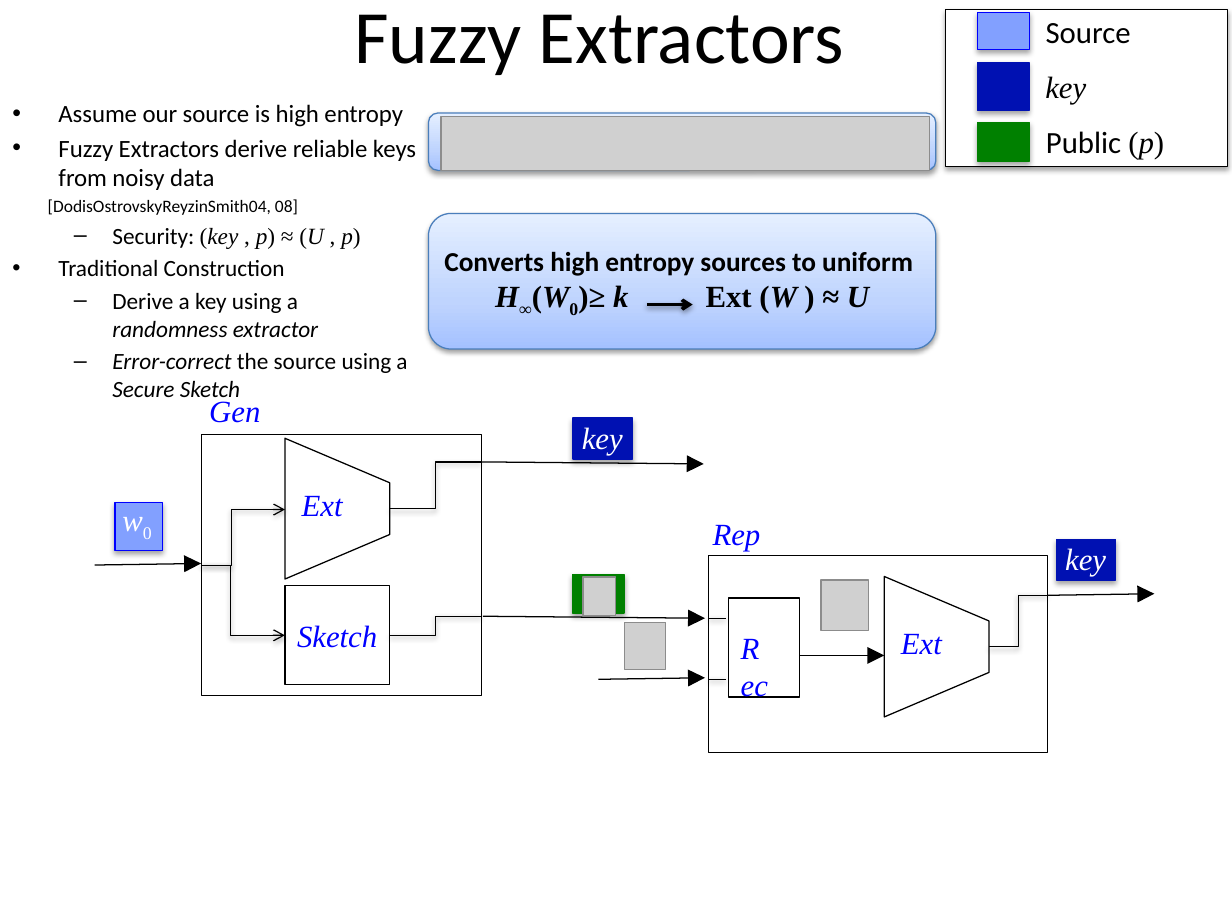
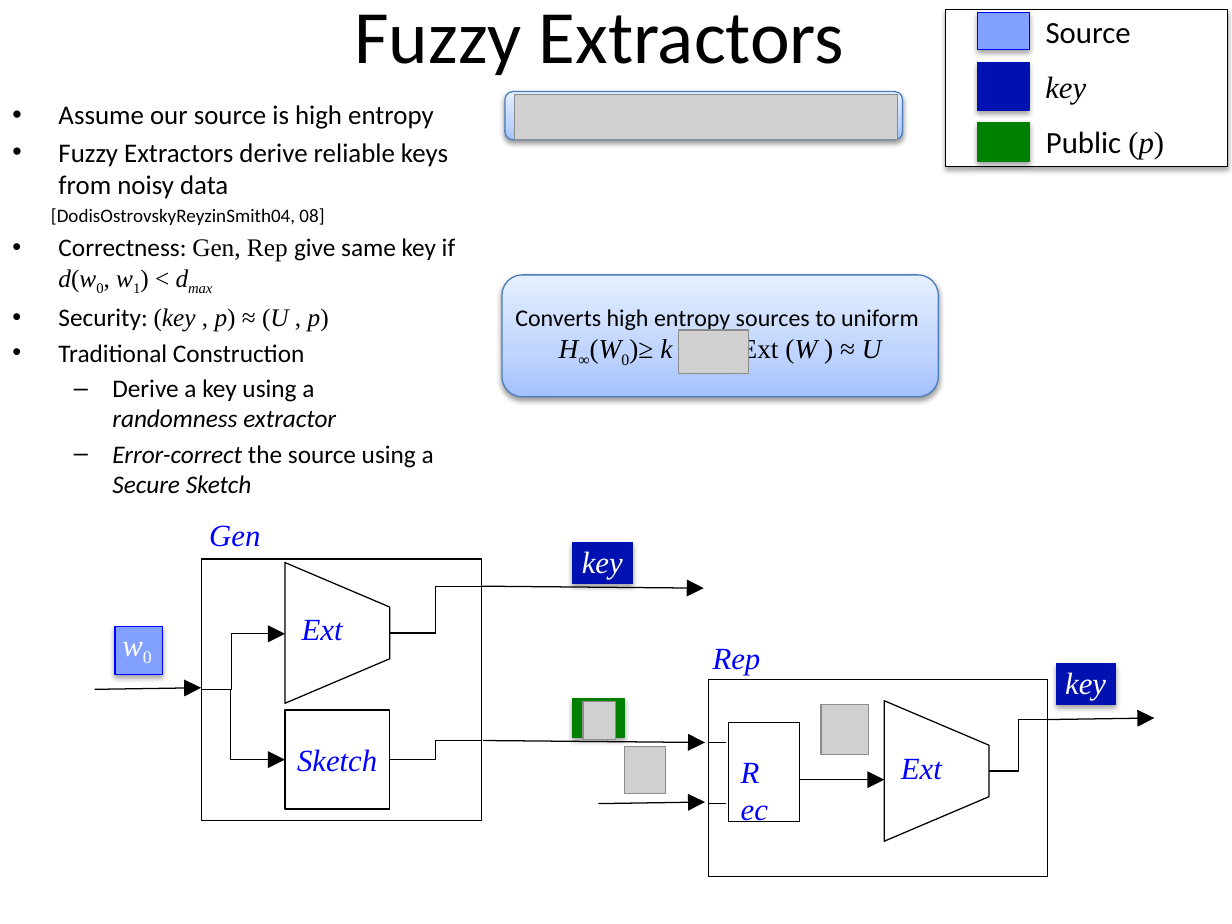
Before and after one commit to xianruimeng/comp-fuzzy-ext, a slide deck: slide 6 of ComputationalFuzzyExtractors.pptx. Drawn at 1232x924 pixels with LibreOffice and Linux fonts; fonts in the diff are those of the drawing; grey boxes stand for pictures. Boxes give left, top, right and bottom in pixels: in the first picture for what was removed or moved away, otherwise in the second. Text is boxed around its words. In the diff, an @@ line names an element or a change of style, - is before the commit and + after.

```diff
--- a/ComputationalFuzzyExtractors.pptx
+++ b/ComputationalFuzzyExtractors.pptx
@@ text at <box>51,105,448,468</box>: size 14.4 to 15.7 pt in "Assume our source is high entropy", "Fuzzy Extractors derive reliable keys from noisy ..."; size 10.2 to 11.1 pt in "[DodisOstrovskyReyzinSmith04, 08]"; size 13.6 to 14.8 pt in "Security: (key , p) ≈ (U , ...", "Traditional Construction", "Derive a key using a randomness extractor", "Error-correct the source using a Secure Sketch"; bullet – to •; list level 2 to 1 in "Security: (key , p) ≈ ..." @@
@@ picture removed at <box>441,117,930,171</box> @@
@@ rounded rectangle: place and size @@
-rounded rectangle at <box>429,113,936,171</box>
+rounded rectangle at <box>505,91,903,139</box>
@@ picture added at <box>515,95,898,140</box> @@
@@ text at <box>58,238,455,292</box>: paragraph added @@
+• Correctness: Gen, Rep give same key if d(w0, w1) < dmax
@@ rounded rectangle "Converts high entropy sources to ...": place and size @@
-rounded rectangle "Converts high entropy sources to ..." at <box>429,213,936,349</box>
+rounded rectangle "Converts high entropy sources to ..." at <box>501,275,938,397</box>
@@ rounded rectangle "Converts high entropy sources to ..." at <box>501,275,938,397</box>: size 16 to 14 pt in "Converts high entropy sources to uniform"; size 18 to 16 pt in "H∞(W0)≥ k Ext (W ) ≈ U"; bold off @@
@@ arrow removed from (647, 304) to (692, 304) @@
@@ picture added at <box>679,330,749,373</box> @@
@@ picture removed at <box>583,577,616,615</box> @@
@@ picture removed at <box>821,580,869,631</box> @@
@@ picture removed at <box>625,622,667,669</box> @@
@@ 9 texts, 6 trapezoids, 6 arrows, 4 rectangles, 3 elbow lines, 2 elbow arrows, 2 lines: place and size @@
-9 texts, 6 trapezoids, 6 arrows, 4 rectangles, 3 elbow lines, 2 elbow arrows, 2 lines at <box>95,401,1154,752</box>
+9 texts, 6 trapezoids, 6 arrows, 4 rectangles, 3 elbow lines, 2 elbow arrows, 2 lines at <box>95,525,1154,877</box>
@@ elbow arrow (201, 690) - (285, 633): arrowheads changed @@
@@ elbow arrow (201, 690) - (285, 760): arrowheads changed @@
@@ picture added at <box>583,701,616,739</box> @@
@@ picture added at <box>821,705,869,755</box> @@
@@ picture added at <box>625,747,667,793</box> @@
```
Also in this commit, not shown: 34 other slides changed, 8 slides added.
